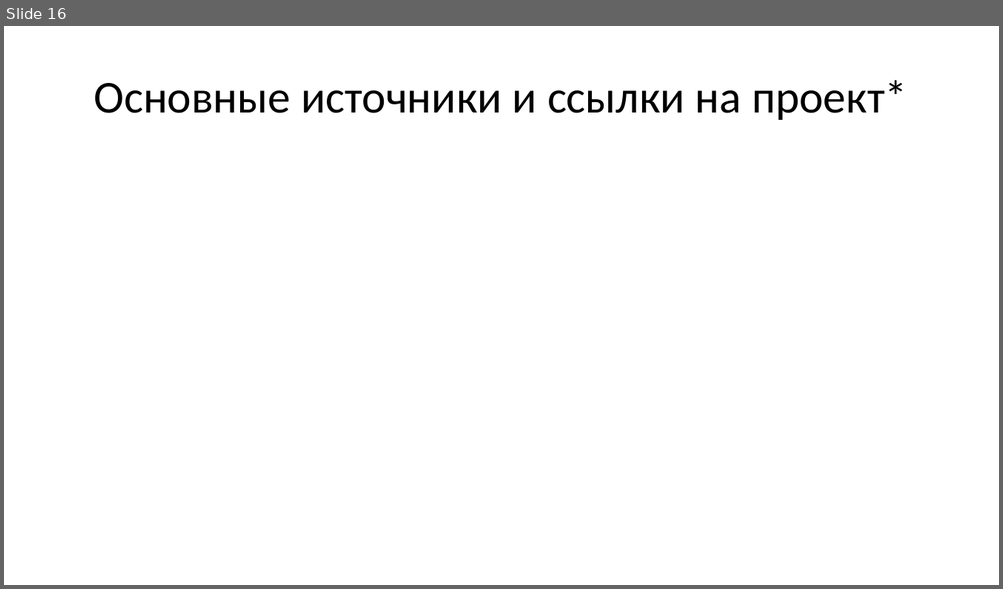
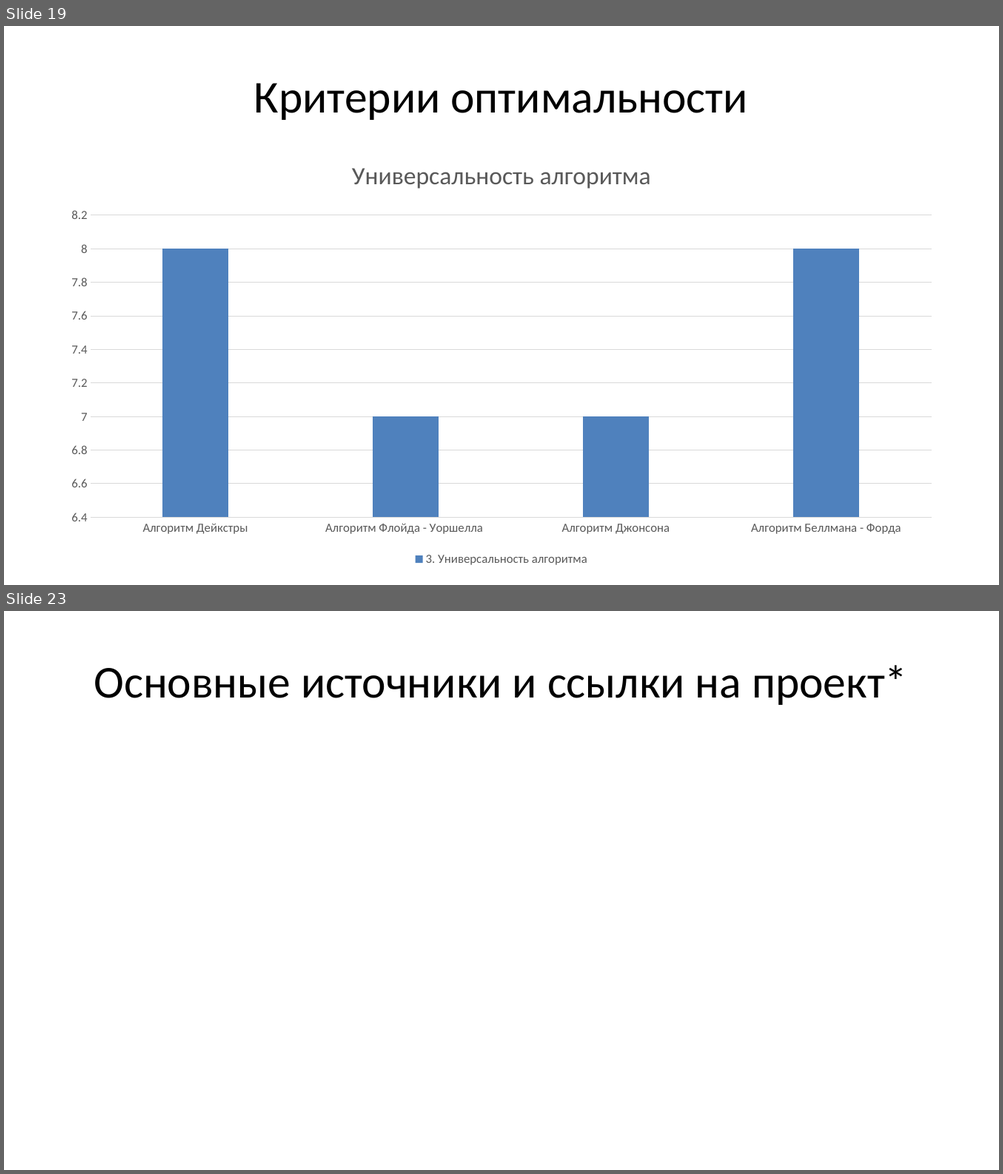
Before and after one commit to daniil00t/graph2.0, a slide deck: Issledovatelskaya_rabota.pptx. Shown one above the other, each under a label of ours: slide 16 before the commit, slides 19 and 23 after it; the slides between them are not shown. The pictures are 1003x589 and 1003x1174 pixels, drawn with LibreOffice and Linux fonts; fonts in the diff are those of the drawing. Boxes give left, top, right and bottom in pixels: in the first picture for what was removed or moved away, otherwise in the second. Text is boxed around its words. In the diff, an @@ line names an element or a change of style, - is before the commit and + after.

```diff
--- a/Issledovatelskaya_rabota.pptx
+++ b/Issledovatelskaya_rabota.pptx
@@ slide 19 added at (x1=4, y1=26, x2=999, y2=585), background #FFFFFF @@
@@ title added at (x1=254, y1=83, x2=747, y2=120), 44 pt, text #000000 @@
+Критерии оптимальности
@@ column chart added at (x1=54, y1=141, x2=949, y2=570) @@
+title "Универсальность алгоритма "
+categories: Алгоритм Дейкстры, Алгоритм Флойда - Уоршелла , Алгоритм Джонсона, Алгоритм Беллмана - Форда
+3. Универсальность алгоритма: 8, 7, 7, 8
@@ what was slide 16 is now slide 23 @@
```
Also in this commit, not shown: 1 slide changed, 6 other slides added, 5 other files.
